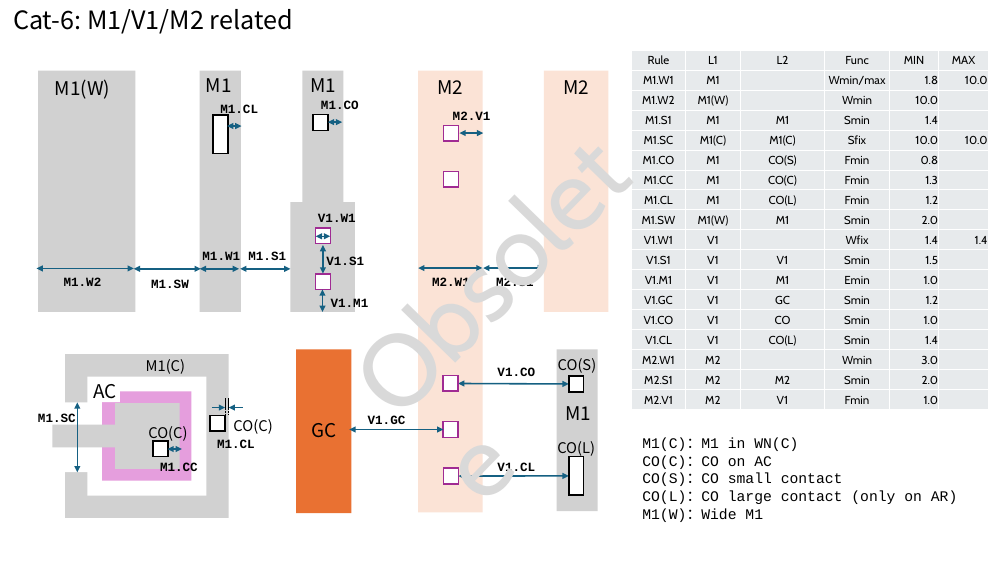
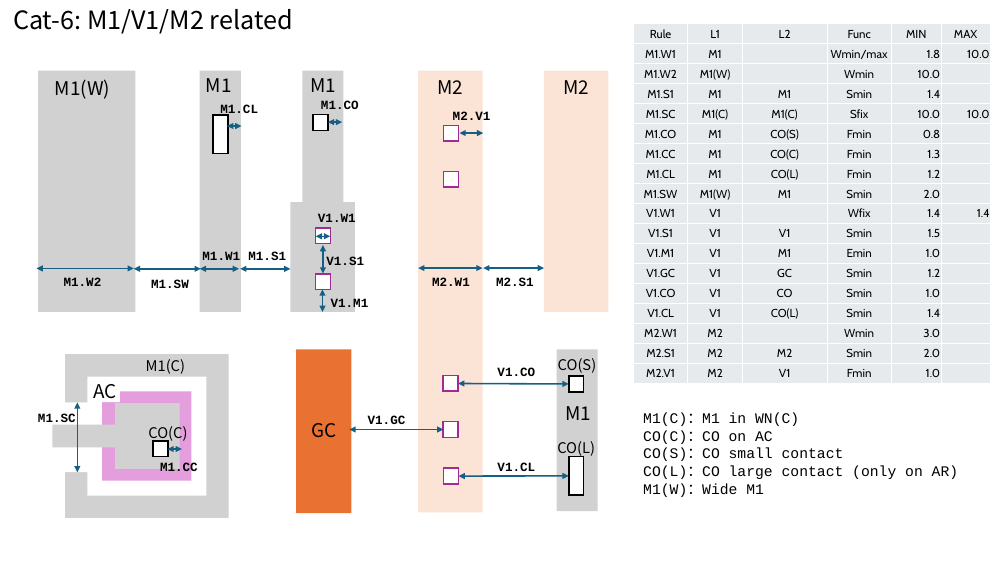
Before and after one commit to OpenSUSI/TR-1um, a slide deck: slide 8 of Document/TR-1um_DRC_summary.pptx (slide 21 before the commit). Drawn at 1008x567 pixels with LibreOffice and Linux fonts; fonts in the diff are those of the drawing. Boxes give left, top, right and bottom in pixels: in the first picture for what was removed or moved away, otherwise in the second. Text is boxed around its words. In the diff, an @@ line names an element or a change of style, - is before the commit and + after.

```diff
--- a/Document/TR-1um_DRC_summary.pptx
+++ b/Document/TR-1um_DRC_summary.pptx
@@ table: place and size @@
-table at [631,50,988,410]
+table at [634,23,990,383]
@@ text removed at [319,68,692,446] @@
-Obsolete
@@ rectangle removed at [210,416,225,432] @@
@@ arrow removed from (212, 408) to (225, 408) @@
@@ line removed from (225, 399) to (225, 415) @@
@@ arrow removed from (243, 408) to (229, 408) @@
@@ line removed from (229, 399) to (229, 415) @@
@@ text removed at [233,419,272,434] @@
-CO(C)
@@ text "M1(C)：M1 in WN(C)": place and size @@
-text "M1(C)：M1 in WN(C)" at [642,437,957,522]
+text "M1(C)：M1 in WN(C)" at [643,412,958,497]
@@ text removed at [217,439,255,448] @@
-M1.CL
```
Also in this commit, not shown: 9 other slides changed, 9 slides removed, 1 other file.
